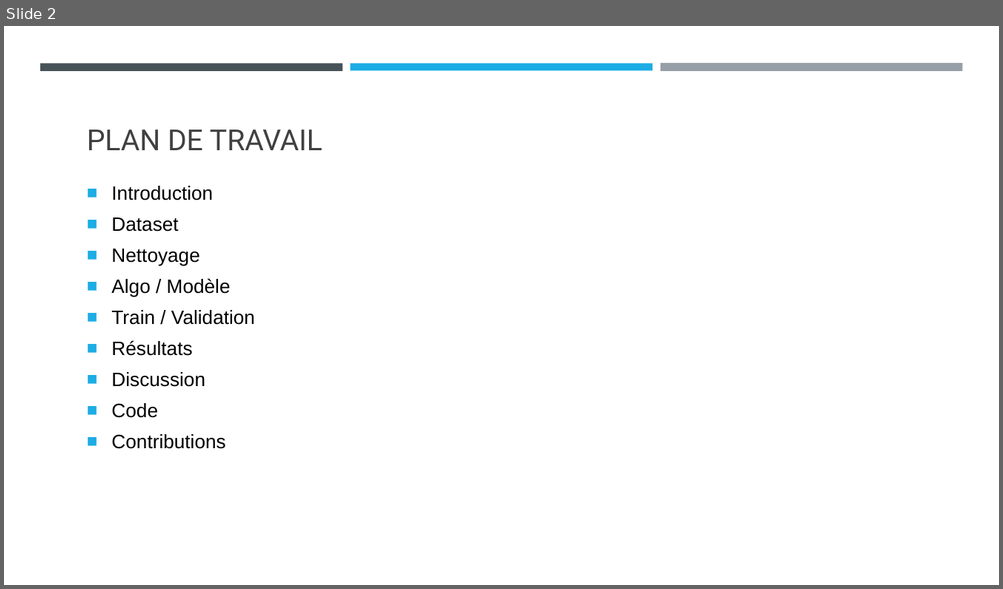
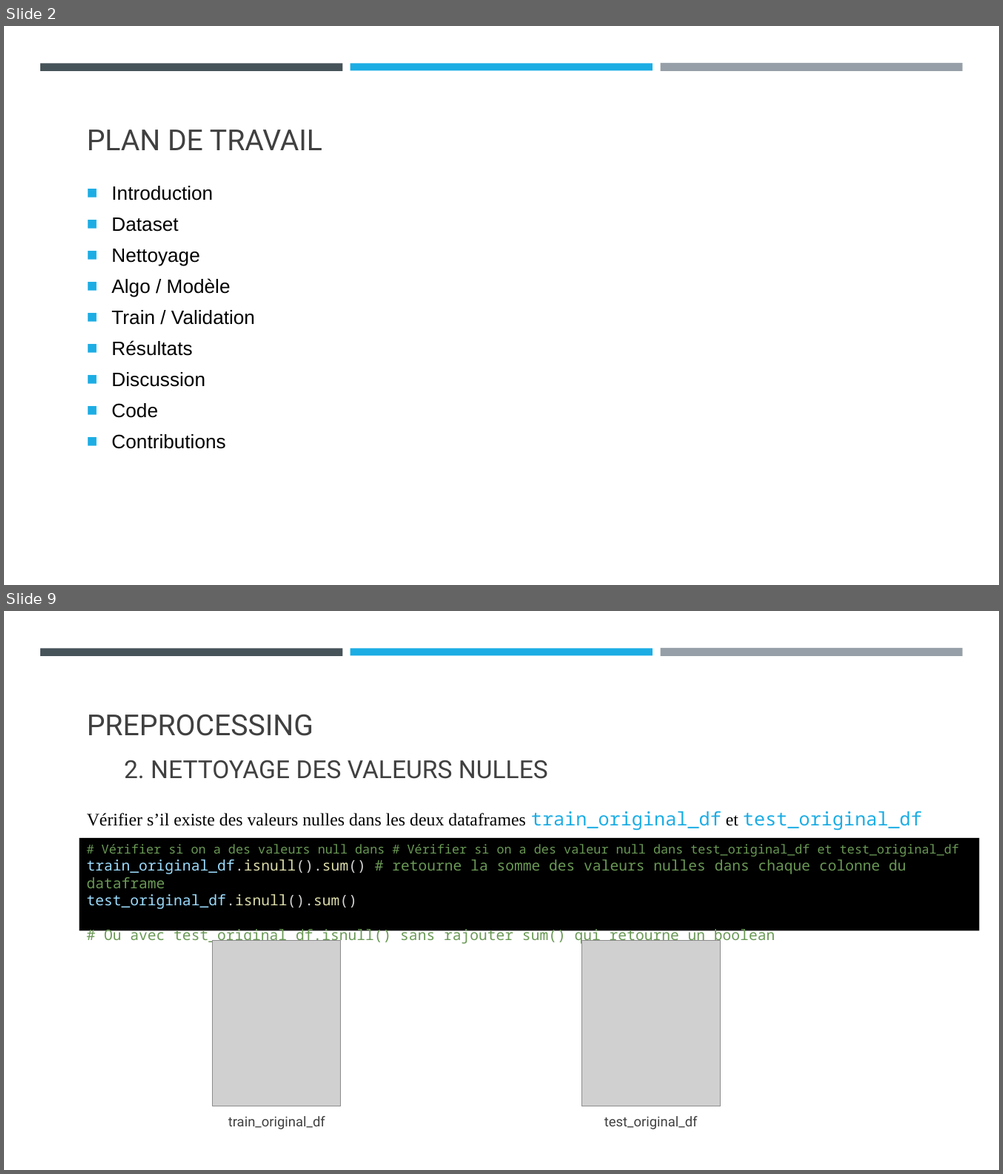
Before and after one commit to wiwiwisso/Health_Insurance_Cross_Sell_Prediction, a slide deck: Prédictions de ventes croisée d’assurence maladie et assurence.pptx. Shown one above the other, each under a label of ours: slide 2 before the commit, slides 2 and 9 after it; the slides between them are not shown. The pictures are 1003x589 and 1003x1174 pixels, drawn with LibreOffice and Linux fonts; fonts in the diff are those of the drawing; grey boxes stand for pictures. Boxes give left, top, right and bottom in pixels: in the first picture for what was removed or moved away, otherwise in the second. Text is boxed around its words. In the diff, an @@ line names an element or a change of style, - is before the commit and + after.

```diff
--- a/Prédictions de ventes croisée d’assurence maladie et assurence.pptx
+++ b/Prédictions de ventes croisée d’assurence maladie et assurence.pptx
@@ slide 9 added at (4, 611, 999, 1170), background #FFFFFF; not listed: 3 template elements that a slide beside it also shows @@
@@ title added at (87, 714, 313, 736), 28 pt, text #404040 @@
+PREPROCESSING
@@ text added at (124, 760, 548, 779), 24 pt, text #404040 @@
+2. NETTOYAGE DES VALEURS NULLES
@@ text added at (87, 811, 922, 830), 17 pt, text #000000 @@
+Vérifier s’il existe des valeurs nulles dans les deux dataframes train_original_df et test_original_df
@@ rectangle added at (79, 839, 979, 932), fill #000000, 14 pt, text #6A9955 @@
+# Vérifier si on a des valeurs null dans # Vérifier si on a des valeur null dans test_original_df et test_original_df
+train_original_df.isnull().sum() # retourne la somme des valeurs nulles dans chaque colonne du dataframe
+test_original_df.isnull().sum()
+# Ou avec test_original_df.isnull() sans rajouter sum() qui retourne un boolean
@@ picture added at (213, 941, 341, 1107) @@
@@ picture added at (581, 941, 720, 1107) @@
@@ text added at (228, 1116, 325, 1130), 13.2 pt, text #404040 @@
+train_original_df
@@ text added at (604, 1116, 697, 1130), 13.2 pt, text #404040 @@
+test_original_df
```
Also in this commit, not shown: 1 slide changed, 12 other slides added, 2 slides removed, 2 other files.
